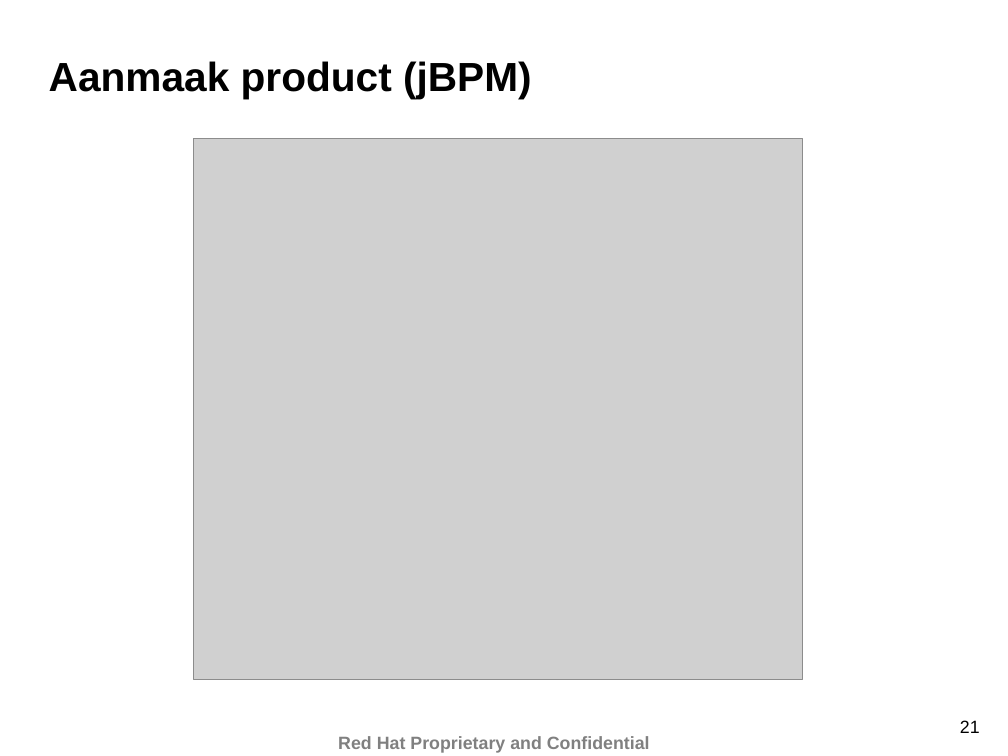
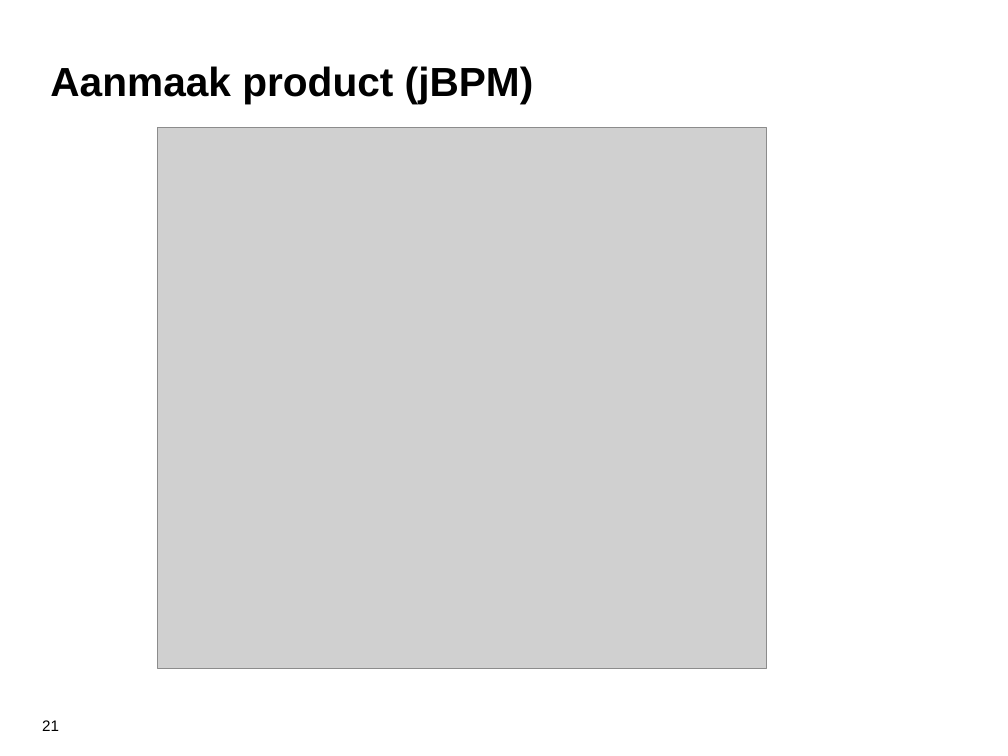
Before and after one commit to eschabell/presentations, a slide deck: slide 21 of teaching/ru_gast_college_req_engineering_may2012.odp. Drawn at 1008x756 pixels with LibreOffice and Linux fonts; fonts in the diff are those of the drawing; grey boxes stand for pictures; background and template pictures are left out. Boxes give left, top, right and bottom in pixels: in the first picture for what was removed or moved away, otherwise in the second. Text is boxed around its words. In the diff, an @@ line names an element or a change of style, - is before the commit and + after.

```diff
--- a/teaching/ru_gast_college_req_engineering_may2012.odp
+++ b/teaching/ru_gast_college_req_engineering_may2012.odp
@@ title "Aanmaak product (jBPM)" at box(50, 66, 534, 104): line spacing 0.87 to 1 @@
@@ picture: place and size @@
-picture at box(194, 138, 803, 680)
+picture at box(158, 127, 767, 669)
@@ page number: place and size @@
-page number at box(960, 720, 980, 733)
+page number at box(42, 720, 59, 731)
@@ page number at box(42, 720, 59, 731): size 14 to 12 pt; alignment right to left; line spacing 0.93 to 1 @@
@@ text removed at box(338, 736, 650, 753) @@
-Red Hat Proprietary and Confidential
```
Also in this commit, not shown: 30 other slides changed.
